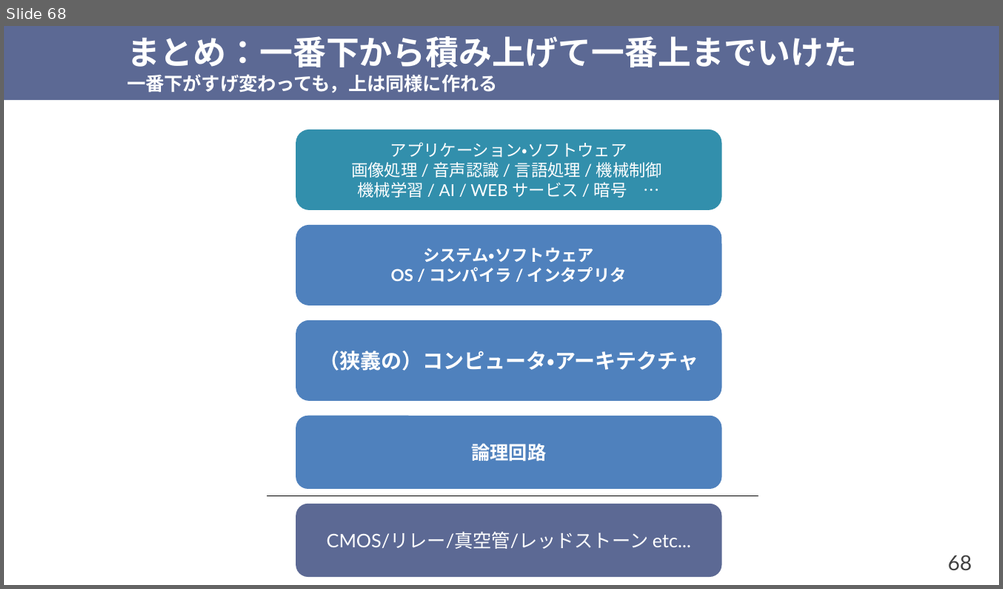
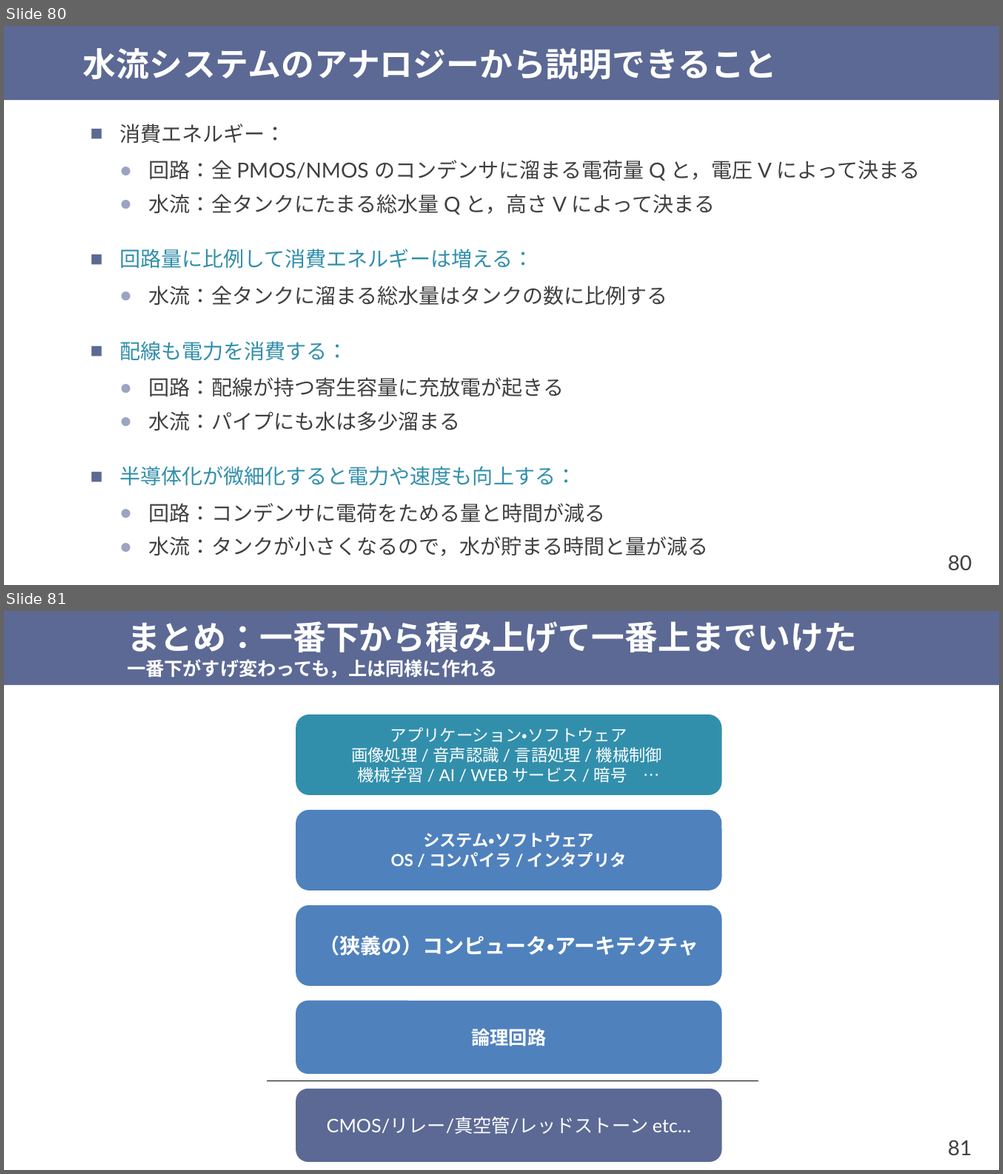
Before and after one commit to shioyadan/otya-computer-architecture-i, a slide deck: cai-shioya-04.pptx. Shown one above the other, each under a label of ours: slide 68 before the commit, slides 80 and 81 after it. The pictures are 1003x589 and 1003x1174 pixels, drawn with LibreOffice and Linux fonts; fonts in the diff are those of the drawing. Boxes give left, top, right and bottom in pixels: in the first picture for what was removed or moved away, otherwise in the second. Text is boxed around its words. In the diff, an @@ line names an element or a change of style, - is before the commit and + after.

Commit message:
水流の話を追加

```diff
--- a/cai-shioya-04.pptx
+++ b/cai-shioya-04.pptx
@@ slide 80 added at (4,26,999,585), background #FFFFFF; not listed: 2 template elements that a slide beside it also shows @@
@@ title added at (83,48,777,79), 32 pt, text #FFFFFF, bold @@
+水流システムのアナロジーから説明できること
@@ text added at (119,124,919,557), 20 pt, text #404040 @@
+■ 消費エネルギー：
+  ● 回路：全 PMOS/NMOS のコンデンサに溜まる電荷量 Q と，電圧 V によって決まる
+  ● 水流：全タンクにたまる総水量 Q と，高さ V によって決まる
+■ 回路量に比例して消費エネルギーは増える：
+  ● 水流：全タンクに溜まる総水量はタンクの数に比例する
+■ 配線も電力を消費する：
+  ● 回路：配線が持つ寄生容量に充放電が起きる
+  ● 水流：パイプにも水は多少溜まる
+■ 半導体化が微細化すると電力や速度も向上する：
+  ● 回路：コンデンサに電荷をためる量と時間が減る
+  ● 水流：タンクが小さくなるので，水が貯まる時間と量が減る
@@ what was slide 68 is now slide 81 @@
@@ page number at (948,1140,972,1156): text changed @@
-68
+81
```
Also in this commit, not shown: 1 slide changed, 12 other slides added, 1 other file.
